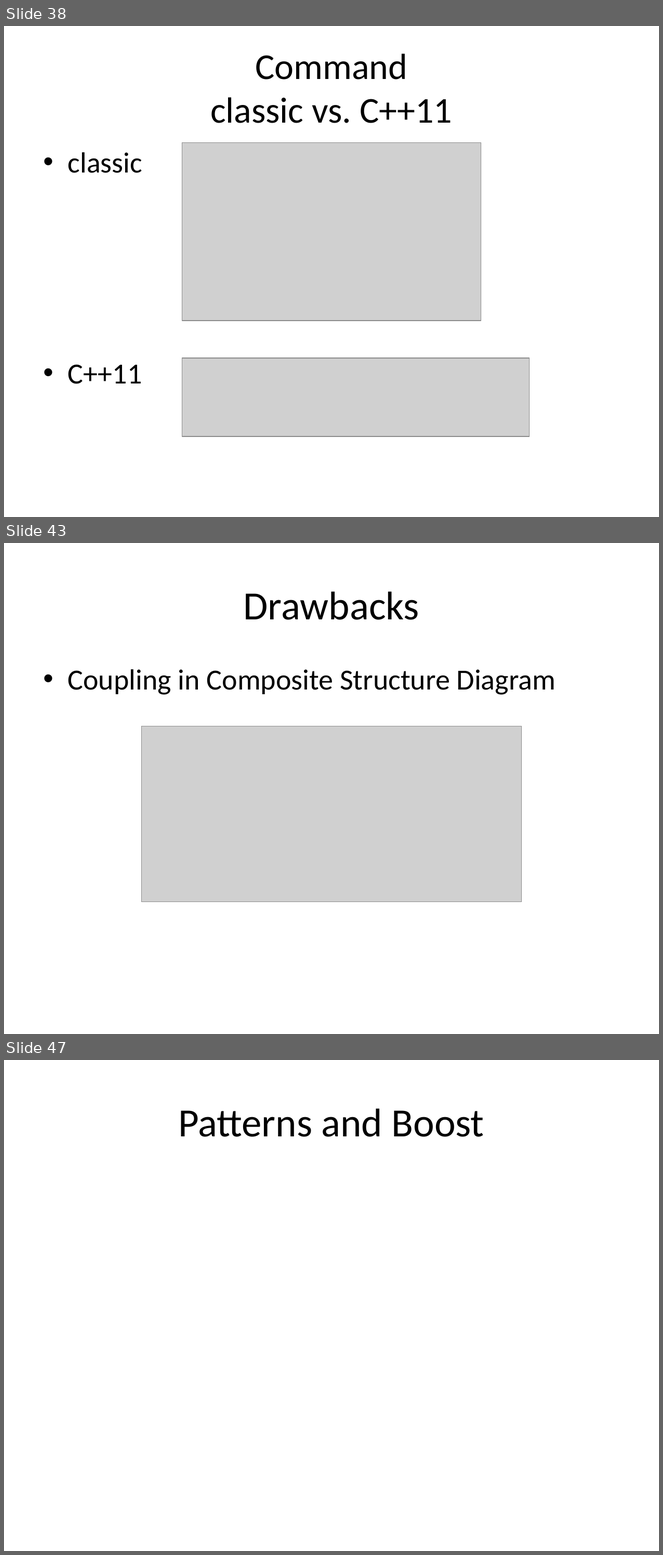
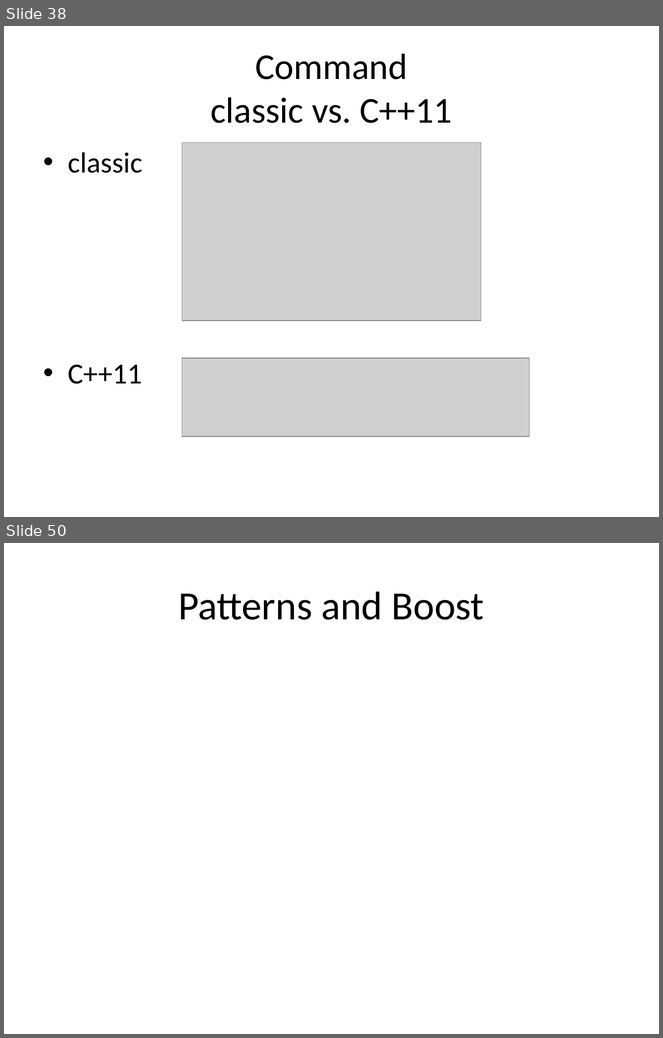
Before and after one commit to kamyu104/GofPatterns, a slide deck: Effective patterns.ppt. Shown one above the other, each under a label of ours: slides 38, 43 and 47 before the commit, slides 38 and 50 after it; the slides between them are not shown. The pictures are 663x1555 and 663x1038 pixels, drawn with LibreOffice and Linux fonts; fonts in the diff are those of the drawing; grey boxes stand for pictures. Boxes give left, top, right and bottom in pixels: in the first picture for what was removed or moved away, otherwise in the second. Text is boxed around its words. In the diff, an @@ line names an element or a change of style, - is before the commit and + after.

```diff
--- a/Effective patterns.ppt
+++ b/Effective patterns.ppt
@@ slide 43 removed at (4,543,659,1034), background #FFFFFF @@
@@ title removed at (244,591,419,620) @@
-Drawbacks
@@ text removed at (68,669,556,695) @@
-• Coupling in Composite Structure Diagram
@@ picture removed at (142,727,521,903) @@
@@ what was slide 47 is now slide 50 @@
```
Also in this commit, not shown: 4 slides changed, 8 slides added, 4 other slides removed, 3 other files.
